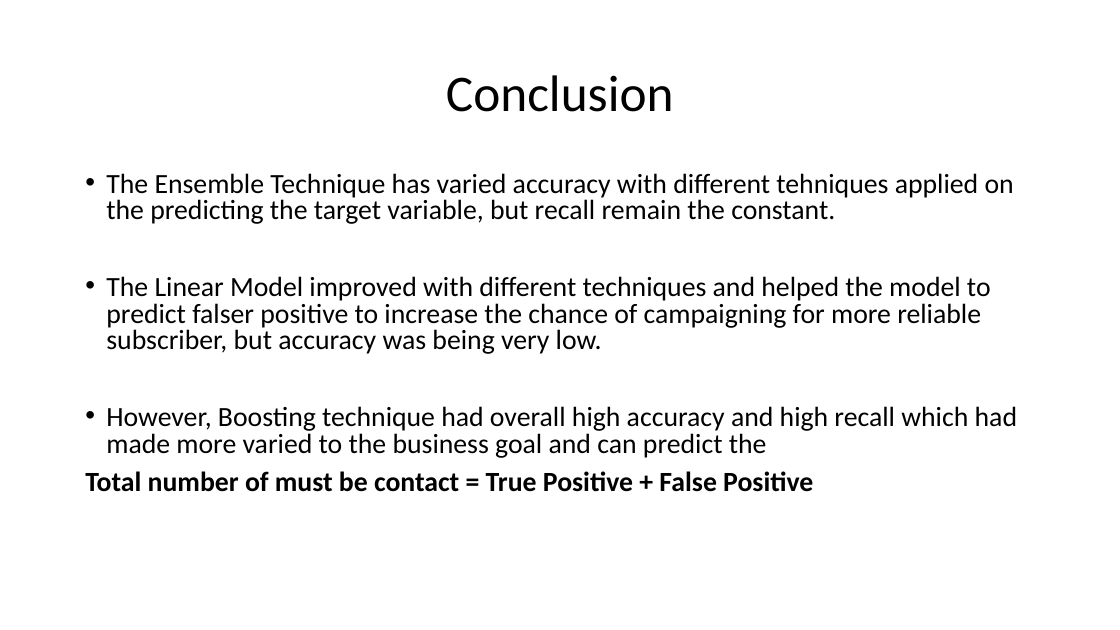
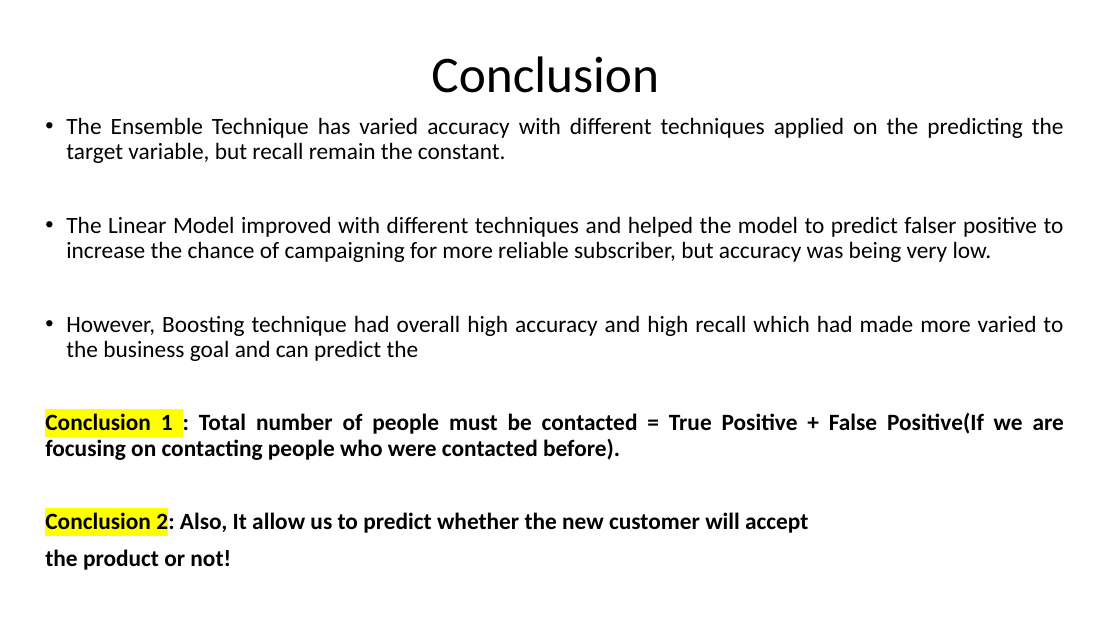
Before and after one commit to Ayushimalaviya/Bank-Marketing-Campaign-Analysis, a slide deck: slide 9 of final_code/final presentation.pptx. Drawn at 1120x630 pixels with LibreOffice and Linux fonts; fonts in the diff are those of the drawing. Boxes give left, top, right and bottom in pixels: in the first picture for what was removed or moved away, otherwise in the second. Text is boxed around its words. In the diff, an @@ line names an element or a change of style, - is before the commit and + after.

Commit message:
Final Presentation and code

```diff
--- a/final_code/final presentation.pptx
+++ b/final_code/final presentation.pptx
@@ title "Conclusion": place and size @@
-title "Conclusion" at (446, 75, 674, 112)
+title "Conclusion" at (431, 56, 659, 93)
@@ text "The Ensemble Technique has varied ...": place and size @@
-text "The Ensemble Technique has varied ..." at (85, 173, 1017, 492)
+text "The Ensemble Technique has varied ..." at (45, 117, 1064, 570)
@@ text at (66, 117, 1064, 163): text changed; size 23.8 to 20 pt @@
-• The Ensemble Technique has varied accuracy with different tehniques applied on the predicting the target variable, but recall remain the constant.
+• The Ensemble Technique has varied accuracy with different techniques applied on the predicting the target variable, but recall remain the constant.
@@ text at (66, 216, 1064, 361): size 23.8 to 20 pt in "The Linear Model improved with different techniques ...", "However, Boosting technique had overall high accuracy ..."; alignment left to justified; line spacing 0.8 to 0.9 @@
@@ text at (45, 413, 1064, 570): text changed; size 23.8 to 20 pt @@
-Total number of must be contact = True Positive + False Positive
+Conclusion 1 : Total number of people must be contacted = True Positive + False Positive(If we are focusing on contacting people who were contacted before).
+Conclusion 2: Also, It allow us to predict whether the new customer will accept
+the product or not!
```
Also in this commit, not shown: 5 other slides changed, 2 other files.
